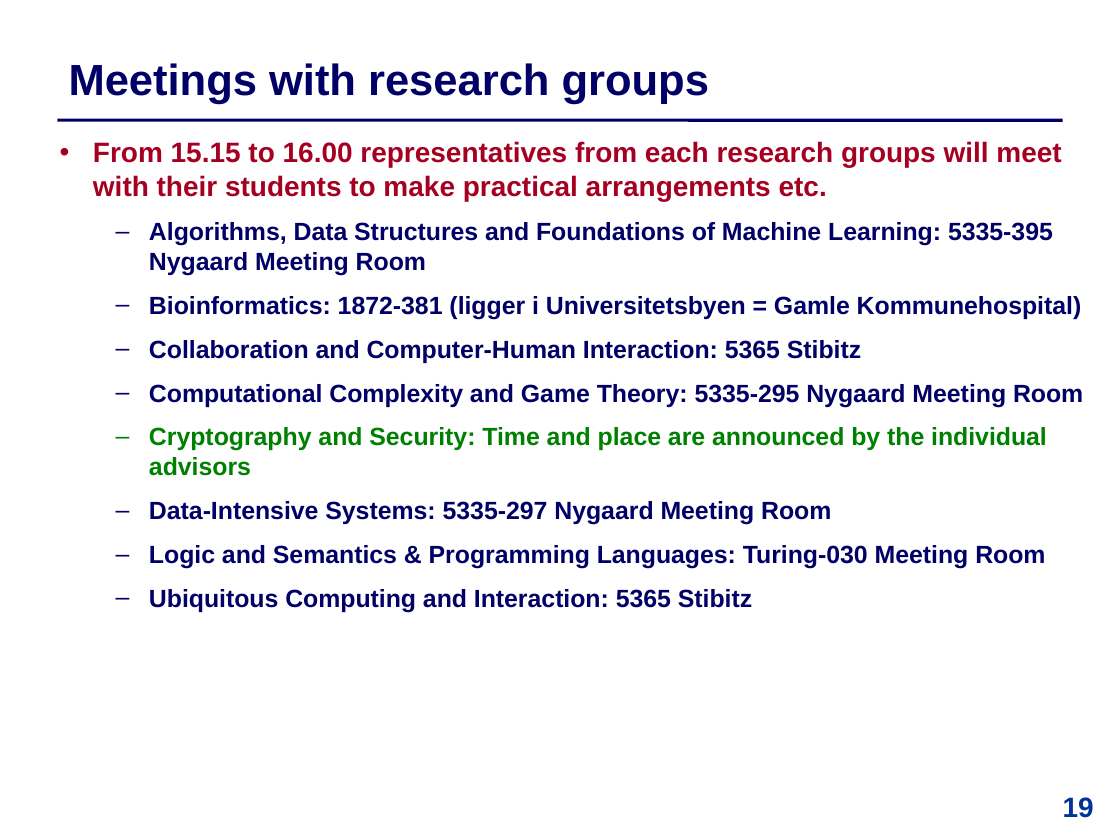
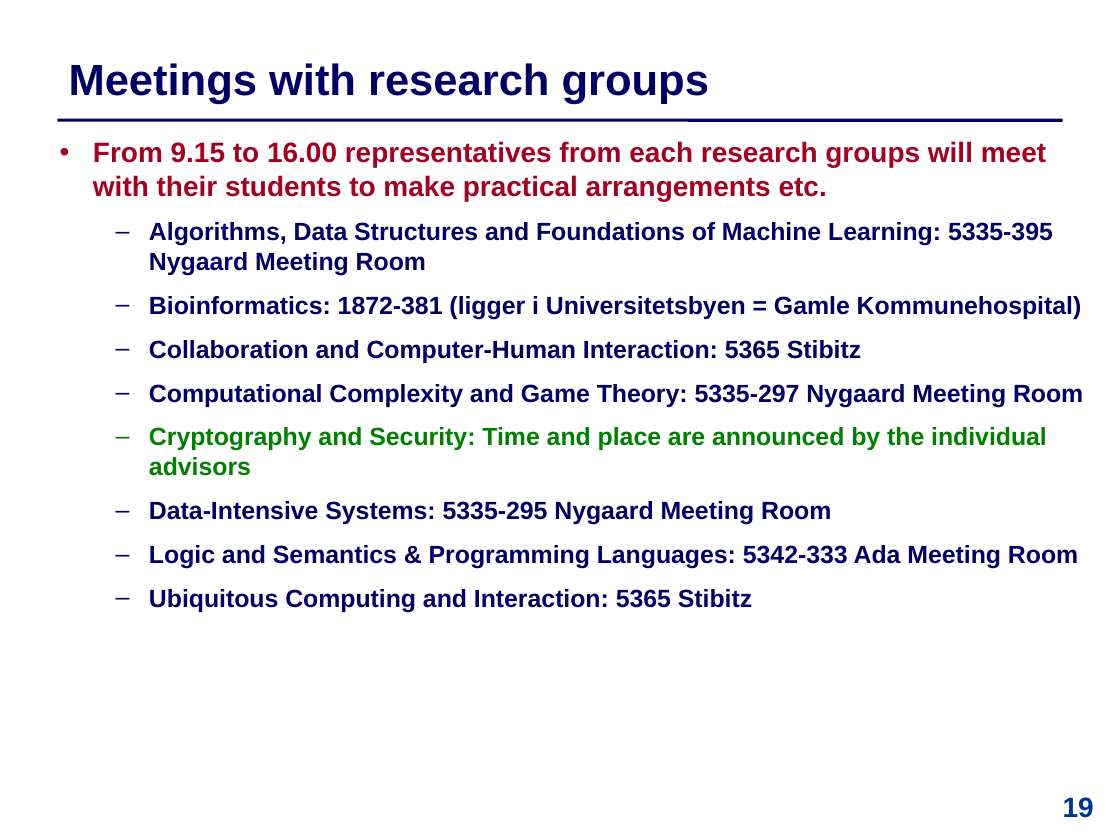
Before and after one commit to IntProgAU/Materiale, a slide deck: slide 19 of web/b24/1 Bachelor Contract .pptx. Drawn at 1120x840 pixels with LibreOffice and Linux fonts; fonts in the diff are those of the drawing. Boxes give left, top, right and bottom in pixels: in the first picture for what was removed or moved away, otherwise in the second. Text is boxed around its words. In the diff, an @@ line names an element or a change of style, - is before the commit and + after.

```diff
--- a/web/b24/1 Bachelor Contract .pptx
+++ b/web/b24/1 Bachelor Contract .pptx
@@ text at [93,141,1046,201]: text changed @@
-  • From 15.15 to 16.00 representatives from each research groups will meet with their students to make practical arrangements etc.
+  • From 9.15 to 16.00 representatives from each research groups will meet with their students to make practical arrangements etc.
@@ text at [149,384,1083,408]: text changed @@
-  – Computational Complexity and Game Theory: 5335-295 Nygaard Meeting Room
+  – Computational Complexity and Game Theory: 5335-297 Nygaard Meeting Room
@@ text at [149,501,1078,569]: text changed @@
-  – Data-Intensive Systems: 5335-297 Nygaard Meeting Room
-  – Logic and Semantics & Programming Languages: Turing-030 Meeting Room
+  – Data-Intensive Systems: 5335-295 Nygaard Meeting Room
+  – Logic and Semantics & Programming Languages: 5342-333 Ada Meeting Room
```
Also in this commit, not shown: 3 other slides changed.
